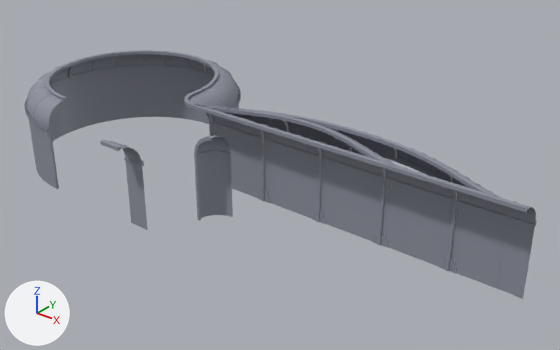
Renders of the Blender file blend/nac67_modular_walls.blend from each side of a commit.
Camera for both pictures: a camera (50 mm lens) standing at (22.6, -23.3, 16.0) and looking at (3.8, 0.2, 1.4). Arrows for +X, +Y and +Z are at lower left; the lights stay in place.

Objects in the first picture: 'Circle Room - Walls', 'Circle Room Ceiling', 'Wall Segment - One Unit', 'Wall Segment - Plain', 'Wall Segment - for window', 'Wall Segment - for window.001', 'Wall corner'.
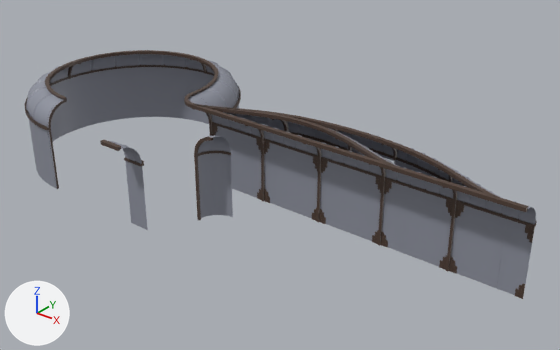
Commit message: colored walls

The change, as a diff of the scene's bpy script:
```diff
--- a/blend/nac67_modular_walls.blend.py
+++ b/blend/nac67_modular_walls.blend.py
@@ mat_7th__wall_trim @@
+mat_7th__wall_trim = bpy.data.materials.new('7th (wall trim)')
+mat_7th__wall_trim.use_nodes = True; mat_7th__wall_trim.node_tree.nodes.clear()
+_N = mat_7th__wall_trim.node_tree.nodes; _L = mat_7th__wall_trim.node_tree.links
+n0 = _N.new('ShaderNodeOutputMaterial'); n0.name = 'Material Output'
+n1 = _N.new('ShaderNodeGroup'); n1.name = 'Group.003'
+n1.node_tree = ng_palette_node_from_purple_scene_9_color
+_L.new(n1.outputs[7], n0.inputs[0])  # 'wall_trim' to 'Surface'
@@ me_plane @@
 me_plane.from_pydata(...)  # 326 vertices, 244 faces; spans x 0.0..3.0, y 0.0..4.1, z -0.1..1.12
 # used by ob_wall_segment___plain; location = (0.0, 0.0, 0.0); rotation_euler = (1.571, 0.0, 0.0), in degrees (90, 0, 0)
+# me_plane part 1: 91 of the faces centred in x 0.0..1.55, y 0.0..4.1, z -0.1..1.12 switch from mat_1st__dominating_color to mat_7th__wall_trim
+# me_plane part 2: 25 of the faces centred in x 2.7..3.0, y 2.3..4.02, z -0.05..1.05 switch from mat_1st__dominating_color to mat_7th__wall_trim
+# me_plane part 3: 22 of the faces centred in x 2.7..3.0, y 0.0..0.6, z 0.0..0.04 switch from mat_1st__dominating_color to mat_7th__wall_trim
@@ me_plane_001 @@
 me_plane_001.from_pydata(...)  # 1785 vertices, 1592 faces; spans x -5.1..5.1, y 0.0..4.1, z -5.1..5.1
 # used by ob_circle_room_ceiling; location = (-5.0, 0.0, 0.0); rotation_euler = (1.571, 0.0, 0.0), in degrees (90, 0, 0)
+# me_plane_001 part 4: 488 of the faces centred in x -5.08..5.08, y 0.0..4.1, z -5.08..5.08 switch from mat_1st__dominating_color to mat_7th__wall_trim
@@ me_plane_005 @@
 # used by ob_wall_segment___for_window; parent = ob_curved_window; location = (15.0, -0.285, 0.0); rotation_euler = (1.571, 0.0, 0.0), in degrees (90, 0, 0); scale = (0.933, 1.0, 1.0)
-me_plane_005.from_pydata(...)  # 445 vertices, 395 faces; spans x 0.0..3.0, y 0.0..4.1, z -0.1..1.12
+me_plane_005.from_pydata(...)  # 462 vertices, 410 faces; spans x 0.0..3.0, y 0.0..4.1, z -0.1..1.12
+# me_plane_005 part 5
+# 15 faces are deleted
+# 17 vertices are added at x 0.0..0.1, y 2.9..4.0, z 0.0..1.0
+# 12 new faces join them, mat_7th__wall_trim
+# 18 new faces join them, mat_1st__dominating_color
+# me_plane_005 part 6: 154 faces spanning x 0.0..3.0, y 2.9..4.1, z -0.1..1.12 switch from mat_1st__dominating_color to mat_7th__wall_trim
@@ me_plane_006 @@
 # used by ob_wall_segment___for_window_001; parent = ob_empty; location = (15.0, -0.307, 0.0); rotation_euler = (1.571, 0.0, 0.0), in degrees (90, 0, 0); scale = (1.11, 1.0, 1.0)
-me_plane_006.from_pydata(...)  # 445 vertices, 395 faces; spans x 0.0..3.0, y 0.0..4.1, z -0.1..1.12
+me_plane_006.from_pydata(...)  # 449 vertices, 397 faces; spans x 0.0..3.0, y 0.0..4.1, z -0.1..1.12
+# me_plane_006 part 7: 160 faces spanning x 0.0..3.0, y 2.9..4.1, z -0.1..1.12 switch from mat_1st__dominating_color to mat_7th__wall_trim
```

Location of each change, [x1, y1, x2, y2] in pixels of the pictures (560 x 350 px):
part 1 of me_plane, recoloured (grey to brown)
    both: [192, 104, 537, 274]
part 2 of me_plane, recoloured (grey to black)
    both: [256, 138, 537, 243]
part 3 of me_plane, recoloured (grey to brown)
    both: [257, 189, 525, 299]
part 4 of me_plane_001, recoloured
    both: [25, 50, 241, 189]
part 5 of me_plane_005, built on
    both: [338, 130, 453, 183]
part 6 of me_plane_005, recoloured (grey to brown)
    both: [192, 104, 507, 217]
part 7 of me_plane_006, recoloured (grey to brown)
    both: [193, 104, 405, 184]
